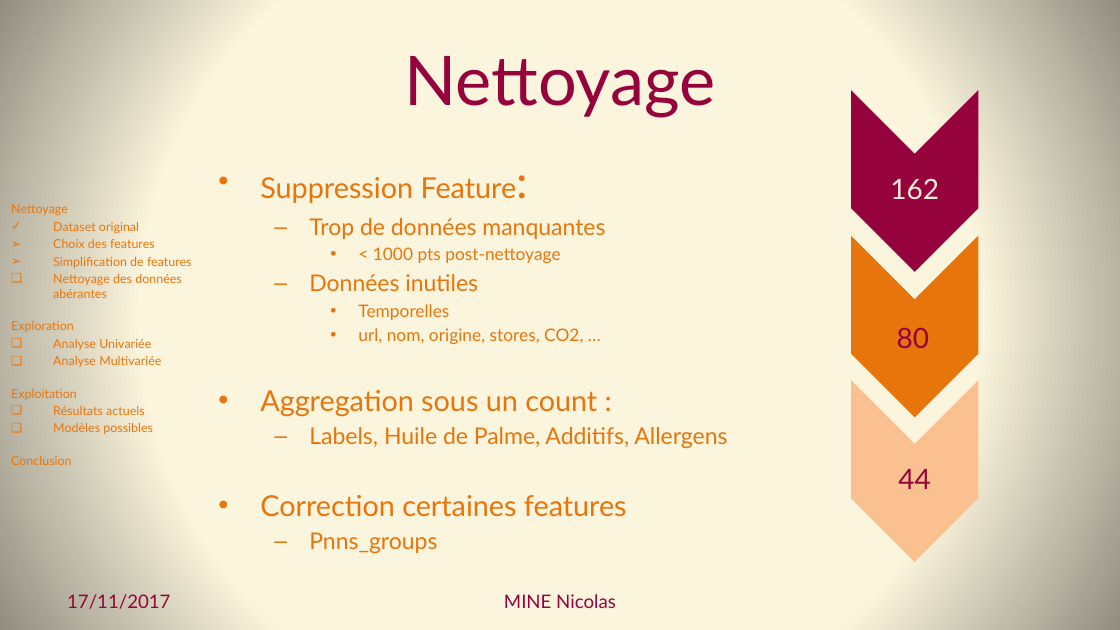
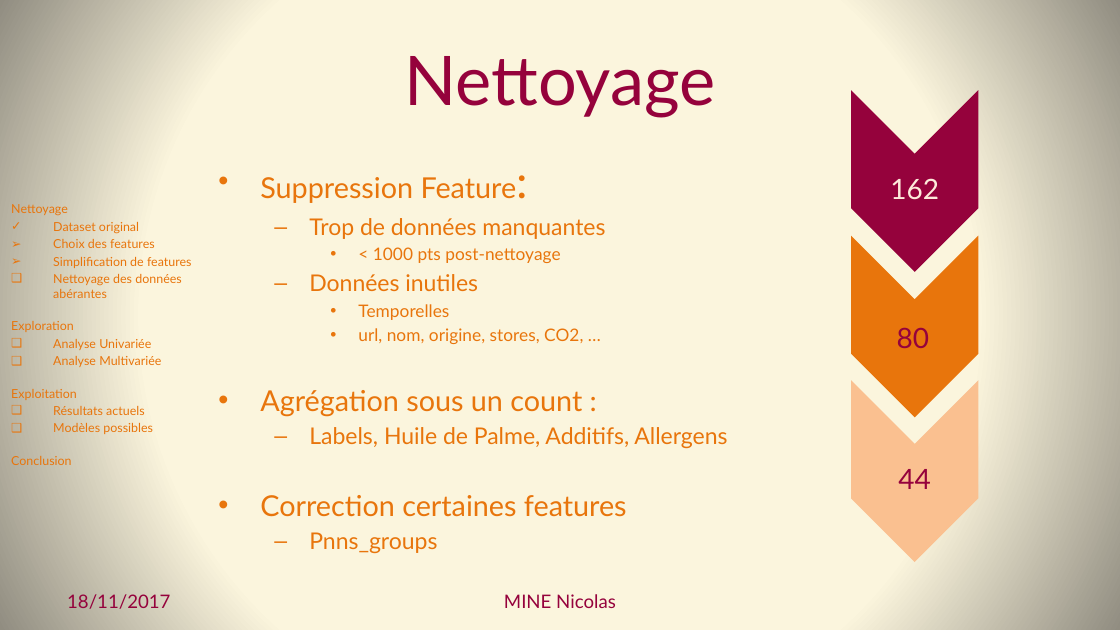
Before and after one commit to Coni63/OC_DS, a slide deck: slide 5 of Projet 2 - donnees nutritionnelles/Presentation-Projet_2.pptx (slide 4 before the commit). Drawn at 1120x630 pixels with LibreOffice and Linux fonts; fonts in the diff are those of the drawing. Boxes give left, top, right and bottom in pixels: in the first picture for what was removed or moved away, otherwise in the second. Text is boxed around its words. In the diff, an @@ line names an element or a change of style, - is before the commit and + after.

```diff
--- a/Projet 2 - donnees nutritionnelles/Presentation-Projet_2.pptx
+++ b/Projet 2 - donnees nutritionnelles/Presentation-Projet_2.pptx
@@ text at (x1=260, y1=390, x2=582, y2=417): text changed @@
-• Aggregation sous un count :
+• Agrégation sous un count :
@@ text at (x1=67, y1=594, x2=170, y2=609): text changed @@
-17/11/2017
+18/11/2017
```
Also in this commit, not shown: 12 other slides changed, 9 slides added, 21 other files.
